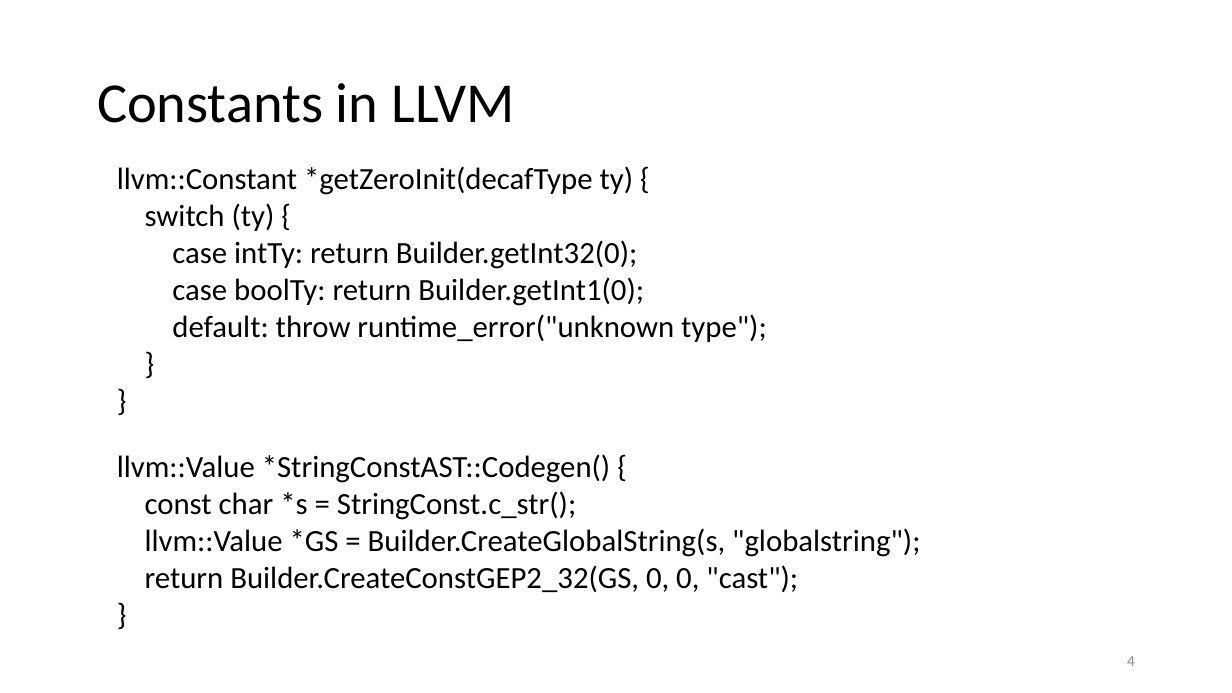
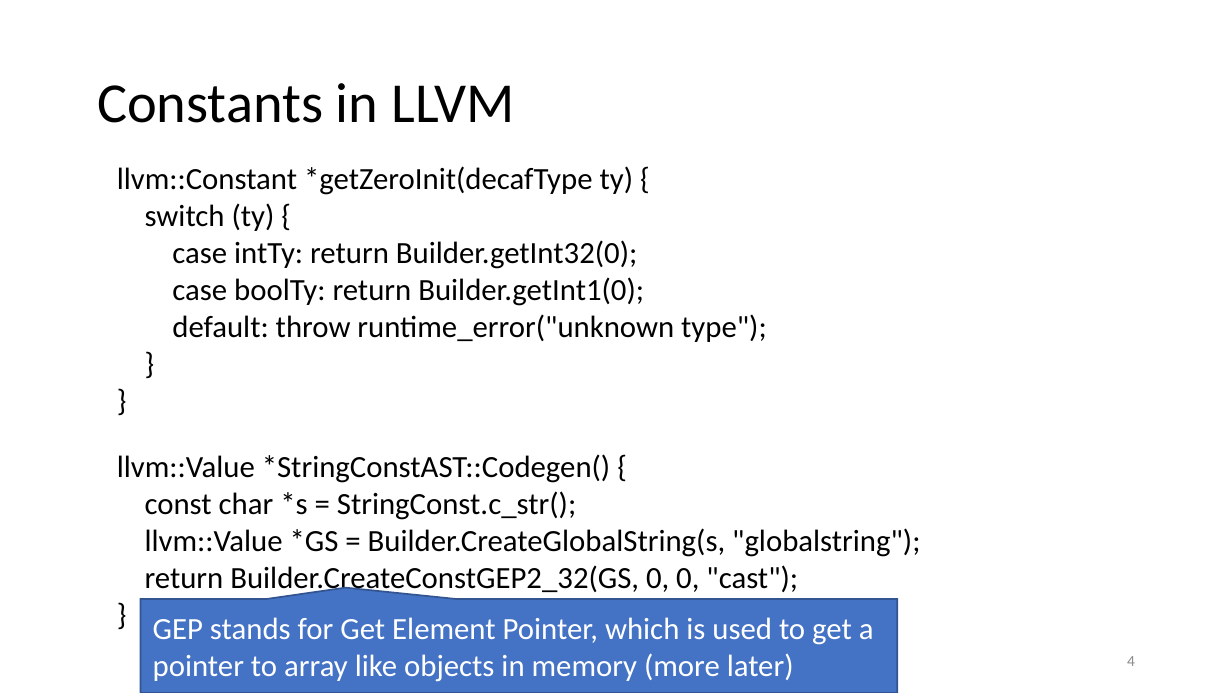
Before and after one commit to anoopsarkar/compilers-class, a slide deck: slide 4 of assets/ppt/codegen/decafLLVM.pptx. Drawn at 1232x693 pixels with LibreOffice and Linux fonts; fonts in the diff are those of the drawing. Boxes give left, top, right and bottom in pixels: in the first picture for what was removed or moved away, otherwise in the second. Text is boxed around its words. In the diff, an @@ line names an element or a change of style, - is before the commit and + after.

```diff
--- a/assets/ppt/codegen/decafLLVM.pptx
+++ b/assets/ppt/codegen/decafLLVM.pptx
@@ speech box added at box(140, 599, 897, 692), fill #4472C4, outline #325491 1 pt, 18 pt, text #FFFFFF @@
+GEP stands for Get Element Pointer, which is used to get a pointer to array like objects in memory (more later)
```
Also in this commit, not shown: 2 other files.
